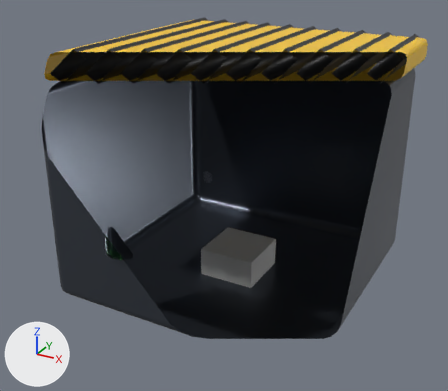
Two versions of the FBX model art/export/fbx/Mutagenesis.fbx, one commit apart.
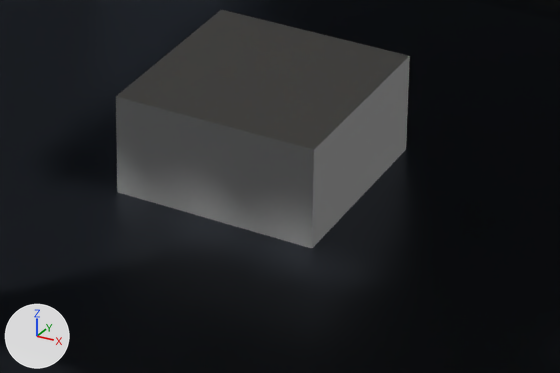
Each version appears first whole from a 50 mm camera at (4.54, -8.82, 5.8) aimed at (-0.23, -0.14, 1.46), and next in a close-up on the part from 38% to 70% of the width and 57% to 82% of the height. Arrows for +X, +Y and +Z are at lower left; the lights stay in place. The first two pictures are the older version. Everything nearer to the camera than a plane just in front of the edit is cut away. Where no turn or scale is listed for an object, it has been applied to the vertices.

The first close-up shows 'Body__MetalDark.056', 'Origin__Pivot.071'.
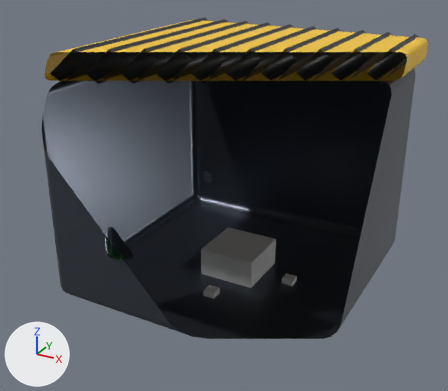
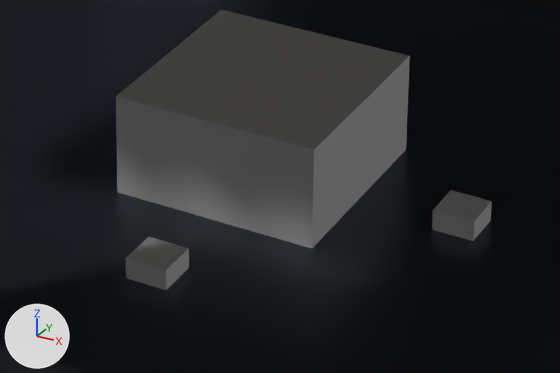
Boxes (x1, y1, x2, y2) around the edits, measured in the close-ups (560 x 373 px):
'Origin__AxisZ', added: after (126, 237, 189, 290)
'Origin__AxisX', added: after (432, 190, 492, 241)

Diff of the bpy script that builds the scene:
```diff
--- a/art/export/fbx/Mutagenesis.fbx.py
+++ b/art/export/fbx/Mutagenesis.fbx.py
@@ me_origin__axisx @@
+me_origin__axisx.from_pydata(...)  # a box spanning x -0.1..0.1, y -0.1..0.1, z -0.1..0.1
@@ ob_origin__axisx @@
+ob_origin__axisx = bpy.data.objects.new('Origin__AxisX', me_origin__axisx)
+ob_origin__axisx.location = (1.0, 0.0, 0.0)
@@ ob_origin__axisz @@
+ob_origin__axisz = bpy.data.objects.new('Origin__AxisZ', me_origin__axisx.copy())
+ob_origin__axisz.location = (0.0, -1.0, 0.0)
```
